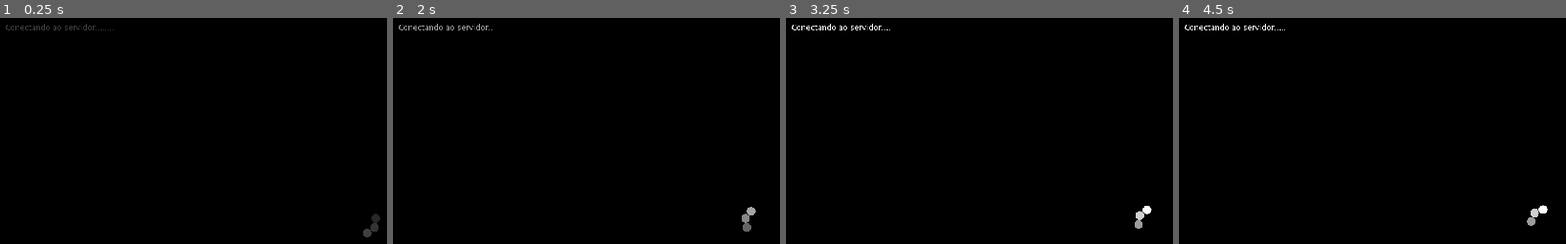
Above: before the commit, frames 1-4 (left to right).
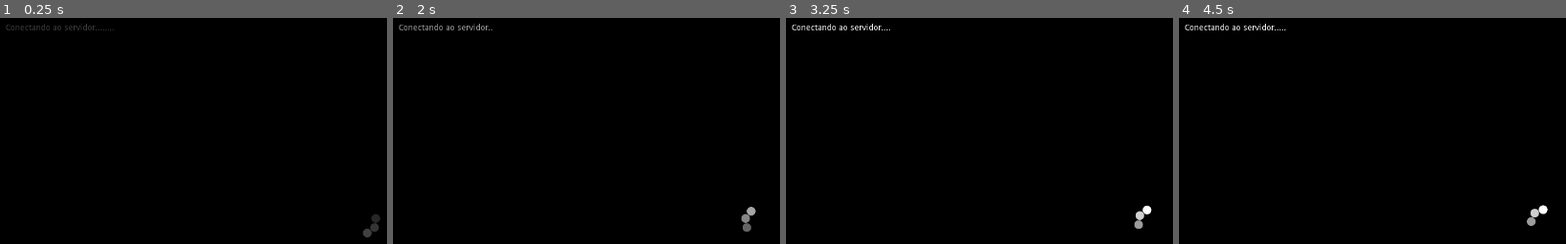
Above: after the commit, the same moments.

Repository: DrZanuff/SetmindCupRank
Game: Godot game, scene res://SetmindCupMain.tscn
The game is run twice, just before and just after one commit, with the same random seed, the same clock (stepped at 60 frames per second) and the same inputs.
Inputs (mouse positions are in pixels of both pictures, inside the frame that each line leads up to):
- Up to frame 1 (0.25 s): no input
- Up to frame 2 (2 s): move the mouse to (outside the picture) at 0.52 s; hold Right (ui_right) 0.53-1.28 s; hold Mouse wheel down (scroll_down) 0.53-1.28 s; tap Space (ui_select) at 0.77, 1.52 s; move the mouse to (outside the picture) at 1.27 s; tap Mouse wheel up (scroll_up) at 1.35 s
- Up to frame 3 (3.25 s): move the mouse to (outside the picture) at 2.02 s; hold 2 (view_awards) 2.03-2.78 s; hold Right (ui_right) from 2.03 s (still down); move the mouse to (809, 115) at 2.77 s; tap 3 (view_awards_list) at 2.85 s; tap Space (ui_select) at 3.02 s
- Up to frame 4 (4.5 s): move the mouse to (1469, 94) at 3.52 s; release Right (ui_right) at 3.53 s; hold 1 (view_rank) 3.53-4.28 s; tap Space (ui_select) at 3.77 s; move the mouse to (outside the picture) at 4.27 s; tap Mouse wheel down (scroll_down) at 4.35 s

The runs differ from the first frame. In frame 1, less than 0.1% of the frame differs, in the area x 1-99%, y 2-98%; in frame 2, 0.2%; in frame 3, 0.3%, in the area x 1-95%, y 2-94%; in frame 4, 0.3%.
Error in both runs: Invalid get index 'articles' (on base: 'Nil'). (res://News/News.gd:21)

Commit message:
Tentativa de arrumar Screen Tearing

Diff:
--- a/project.godot
+++ b/project.godot
@@ -34,7 +34,7 @@
 
 window/size/width=1280
 window/size/height=720
-window/stretch/mode="2d"
+window/size/fullscreen=true
 
 [input]
 
Not shown: 3 places in SetmindCupMain.tscn that only renumber resources
